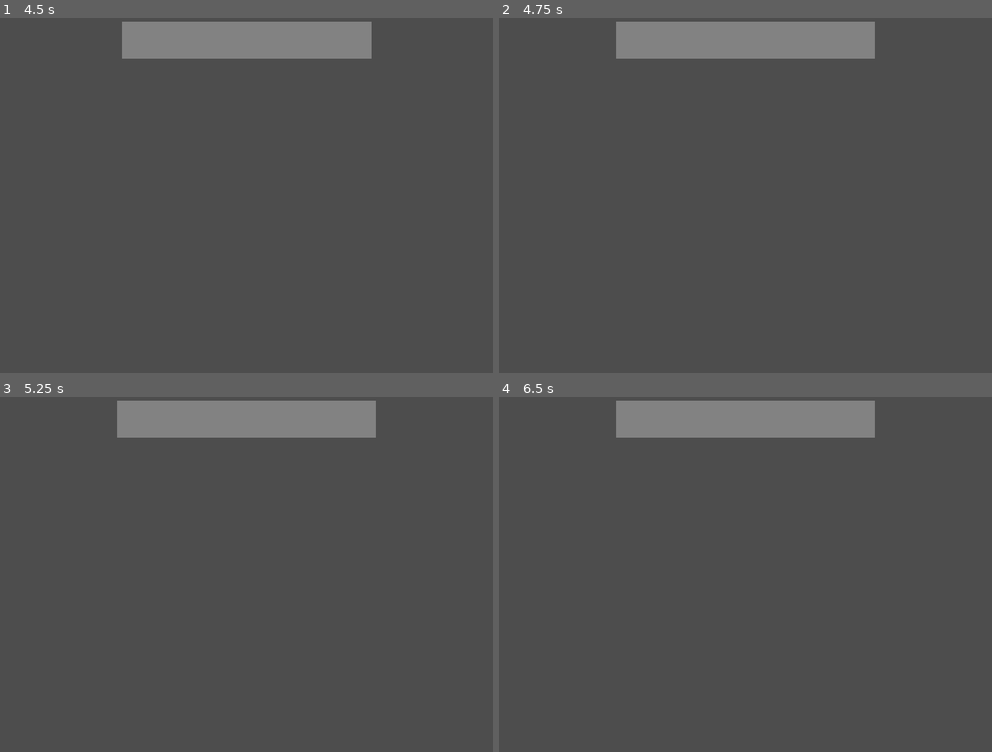
Above: before the commit, frames 1-4 (two rows, left to right).
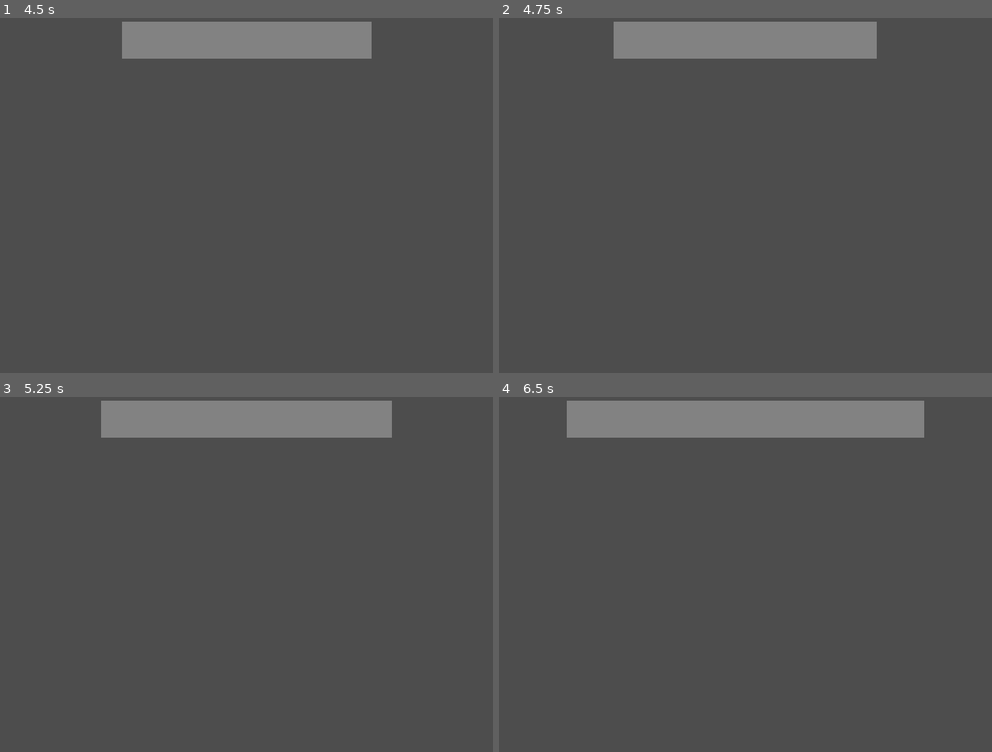
Above: after the commit, the same moments.

Repository: Mo-BiuS/AllSortOfSort
Game: Godot game, scene res://Main.tscn
Same seed, same stepped clock (60 frames per second), same inputs: the game is played once before the commit and once after it.
Inputs:
- Up to frame 1 (4.5 s): click "Tri à bulles" at 0.5 s; click "start" at 1.25 s; tap Enter at 2, 3.5 s; tap Space at 2.75, 4.25 s
- Up to frame 2 (4.75 s): no input
- Up to frame 3 (5.25 s): no input
- Up to frame 4 (6.5 s): no input

Frame 1 is identical in both runs. In frame 2, less than 0.1% of the frame differs, in the area x 23-77%, y 1-12%; in frame 3, 0.7%; in frame 4, 2.1%, in the area x 13-87%, y 1-12%.
Error in both runs: Out of bounds get index '0' (on base: 'Array[Node]') (res://src/item/ArrayArea.gd:106)

Commit message:
fix mineurs

Diff:
--- a/Main.gd
+++ b/Main.gd
@@ -8,7 +8,7 @@
 @onready var solveCanvas = $SortCanvas
 @onready var inputCanvas = $InputCanvas
 
-var MAX_SIZE:int = 8;
+var MAX_SIZE:int = 12;
 var selectedSort:String = ""
 var solving:bool = false
 
@@ -18,7 +18,7 @@
 
 func _on_number_select_add_number(val):
 	arrayArea.addNumber(val)
-	if(arrayArea.getSize() >= 8):
+	if(arrayArea.getSize() >= MAX_SIZE):
 		addNumber.disabled = true
 		fillRandom.disabled = true
 
--- a/src/item/ArrayArea.gd
+++ b/src/item/ArrayArea.gd
@@ -2,7 +2,7 @@
 
 var Y_POS = 60
 var X_POS = 400
-var goalSize:Vector2 = Vector2(420,60)
+var goalSize:Vector2 = Vector2(580,60)
 var goalPos:Vector2 = Vector2(400,Y_POS)
 var GROW_SPEED = 1.5;
 var MOVE_SPEED = 1;
--- a/src/script/Tri cocktail.gd
+++ b/src/script/Tri cocktail.gd
@@ -7,6 +7,8 @@
 const GREEN = 1;
 const RED = 2;
 const YELLOW = 3;
+
+const WAIT_TIME = 0.5
 
 var pointer = 0;
 var waitTime = 0
@@ -22,7 +24,7 @@
 		mainArray.selectAt(pointer+1)
 		mainArray.setColor(pointer,YELLOW)
 		mainArray.setColor(pointer+1,YELLOW)
-		waitTime = 0.5
+		waitTime = WAIT_TIME
 		#=====================================
 		if(direction):
 			if(mainArray.getValue(pointer) > mainArray.getValue(pointer+1)):
--- a/src/script/Tri par insertion.gd
+++ b/src/script/Tri par insertion.gd
@@ -7,6 +7,8 @@
 const GREEN = 1;
 const RED = 2;
 const YELLOW = 3;
+
+const WAIT_TIME = 0.5
 
 var pointer = 0;
 var retPointer = 0;
@@ -30,7 +32,7 @@
 				mainArray.setColor(retPointer,YELLOW)
 			else:
 				mainArray.setColor(pointer,GREEN)
-			waitTime = 0.5
+			waitTime = WAIT_TIME
 
 			if(returning):
 				if(retPointer == 0):
--- a/src/script/Tri par selection.gd
+++ b/src/script/Tri par selection.gd
@@ -7,6 +7,8 @@
 const GREEN = 1;
 const RED = 2;
 const YELLOW = 3;
+
+const WAIT_TIME = 0.5
 
 var pointer = 0;
 var parsed = 0;
@@ -24,7 +26,7 @@
 			mainArray.setColor(i,GREEN)
 		if(pointer < mainArray.getSize()):mainArray.setColor(pointer,YELLOW)
 		if(minPos < mainArray.getSize()):mainArray.setColor(minPos,RED)
-		waitTime = 0.05
+		waitTime = WAIT_TIME
 
 		if(parsed < mainArray.getSize()):
 			if(pointer == parsed):
--- a/src/script/Tri à bulles.gd
+++ b/src/script/Tri à bulles.gd
@@ -7,6 +7,8 @@
 const GREEN = 1;
 const RED = 2;
 const YELLOW = 3;
+
+const WAIT_TIME = 0.5
 
 var pointer = 0;
 var waitTime = 0
@@ -21,7 +23,7 @@
 		mainArray.selectAt(pointer+1)
 		mainArray.setColor(pointer,YELLOW)
 		mainArray.setColor(pointer+1,YELLOW)
-		waitTime = 0.5
+		waitTime = WAIT_TIME
 		#=====================================
 		if(mainArray.getValue(pointer) > mainArray.getValue(pointer+1)):
 			sorted = false
